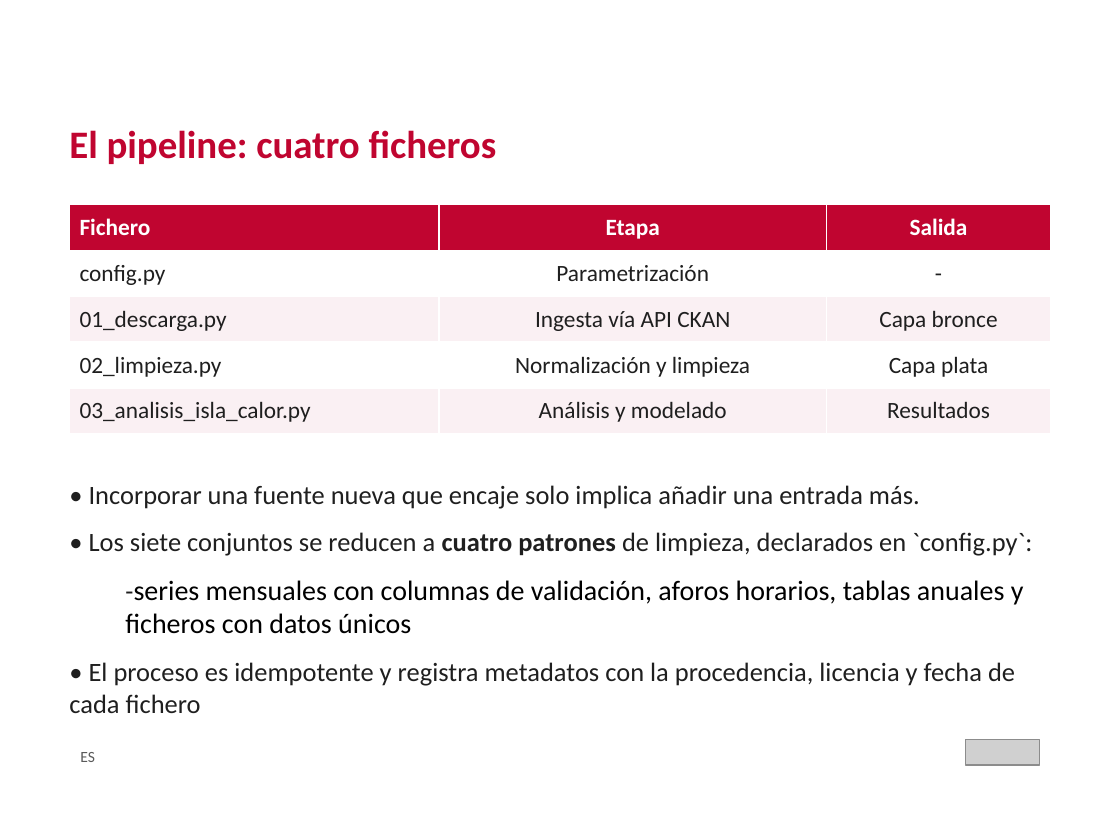
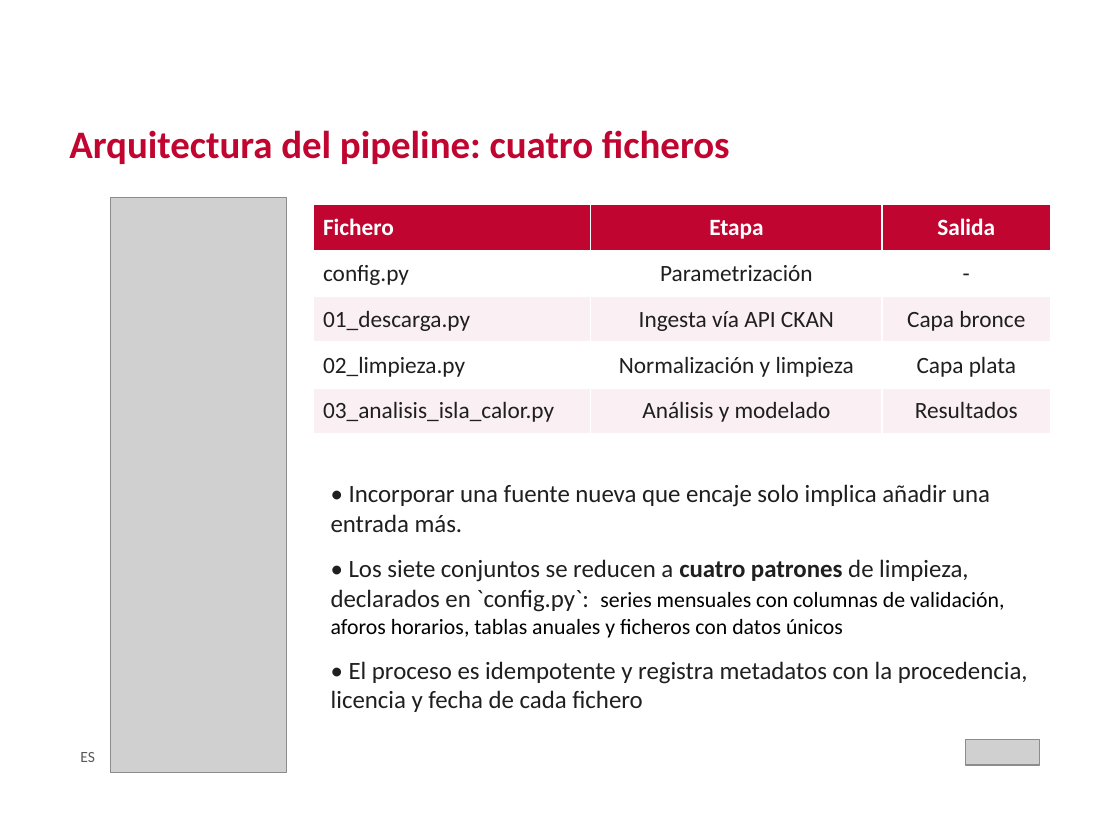
Before and after one commit to crismo04/TFM-cloud-soliutions-to-public-data, a slide deck: slide 13 of master's thesis/TFM_MII_Cloud_AI_PublicData_MolinaCristian_2026.pptx (slide 12 before the commit). Drawn at 1120x840 pixels with LibreOffice and Linux fonts; fonts in the diff are those of the drawing; grey boxes stand for pictures; background and template pictures are left out. Boxes give left, top, right and bottom in pixels: in the first picture for what was removed or moved away, otherwise in the second. Text is boxed around its words. In the diff, an @@ line names an element or a change of style, - is before the commit and + after.

```diff
--- a/master's thesis/TFM_MII_Cloud_AI_PublicData_MolinaCristian_2026.pptx
+++ b/master's thesis/TFM_MII_Cloud_AI_PublicData_MolinaCristian_2026.pptx
@@ text at (x1=69, y1=130, x2=730, y2=164): text changed @@
-El pipeline: cuatro ficheros
+Arquitectura del pipeline: cuatro ficheros
@@ picture added at (x1=110, y1=197, x2=286, y2=773) @@
@@ table resized from (x1=69, y1=204, x2=1051, y2=433) to (x1=314, y1=204, x2=1051, y2=433) @@
@@ text "• Incorporar una fuente nueva ..." moved from (x1=69, y1=485, x2=1032, y2=713) to (x1=331, y1=484, x2=1028, y2=712) @@
@@ text at (x1=331, y1=484, x2=1028, y2=712): size 17 to 16 pt in "• Incorporar una fuente nueva que encaje ...", "• El proceso es idempotente y registra ..." @@
@@ text at (x1=331, y1=559, x2=1004, y2=638): text changed; size 18 to 14 pt @@
-• Los siete conjuntos se reducen a cuatro patrones de limpieza, declarados en `config.py`:
-  -series mensuales con columnas de validación, aforos horarios, tablas anuales y ficheros con datos únicos
+• Los siete conjuntos se reducen a cuatro patrones de limpieza, declarados en `config.py`: series mensuales con columnas de validación, aforos horarios, tablas anuales y ficheros con datos únicos
```
Also in this commit, not shown: 12 other slides changed, 1 slide removed, 1 other file.
